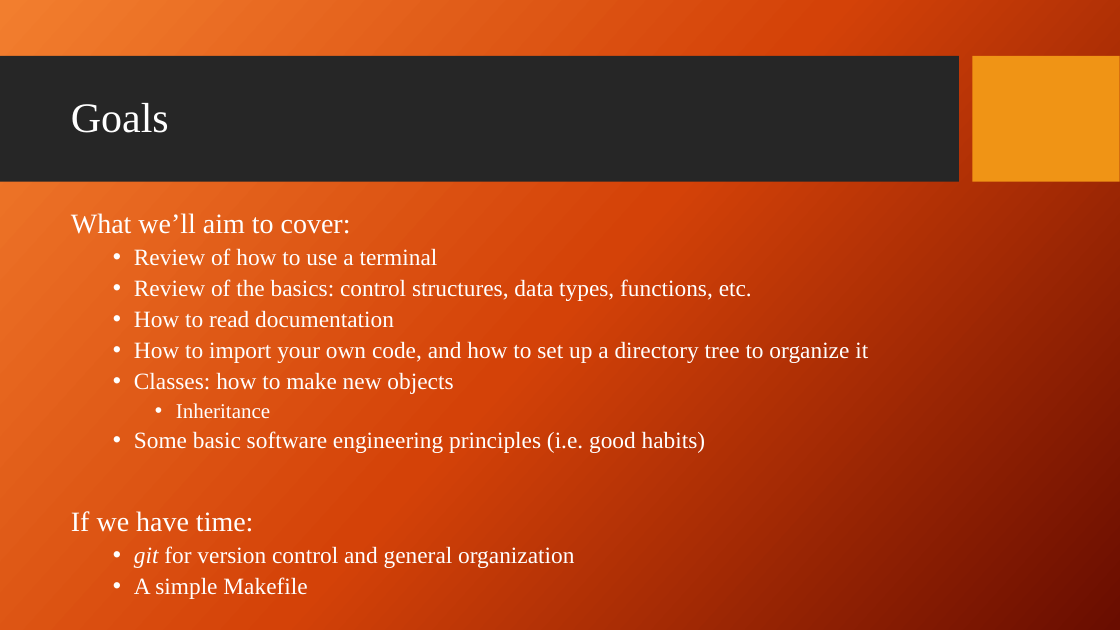
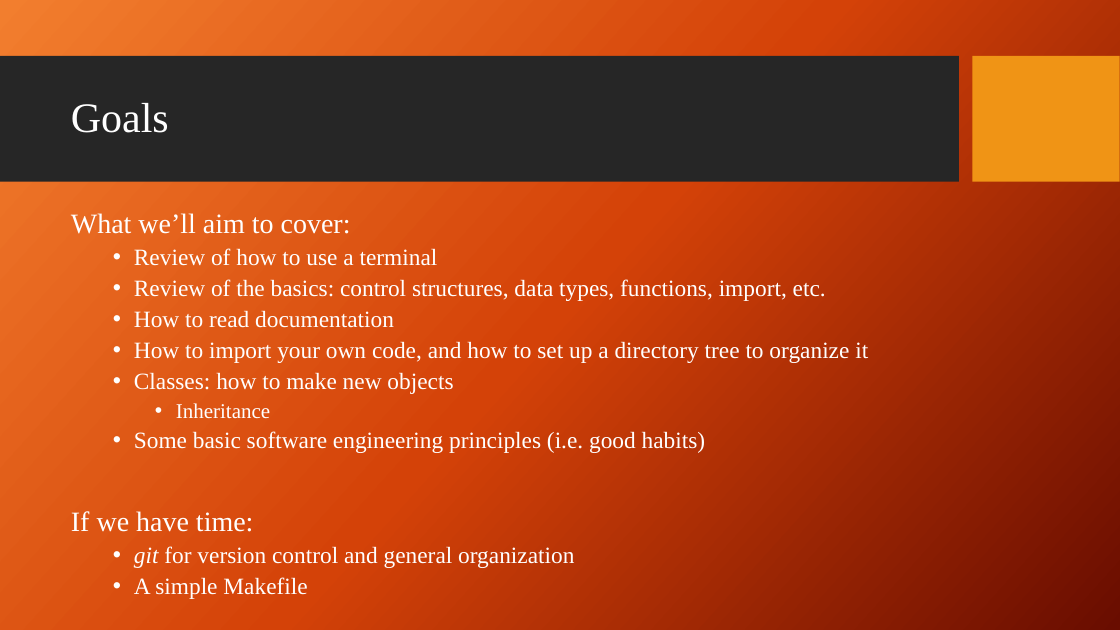
Before and after one commit to giganano/PythonBootcamp, a slide deck: slide 10 of slides/intro.pptx (slide 5 before the commit). Drawn at 1120x630 pixels with LibreOffice and Linux fonts; fonts in the diff are those of the drawing; background and template pictures are left out. Boxes give left, top, right and bottom in pixels: in the first picture for what was removed or moved away, otherwise in the second. Text is boxed around its words. In the diff, an @@ line names an element or a change of style, - is before the commit and + after.

```diff
--- a/slides/intro.pptx
+++ b/slides/intro.pptx
@@ text at <box>134,279,826,301</box>: text changed @@
-  • Review of the basics: control structures, data types, functions, etc.
+  • Review of the basics: control structures, data types, functions, import, etc.
```
Also in this commit, not shown: 4 other slides changed, 3 slides added, 25 other files.
